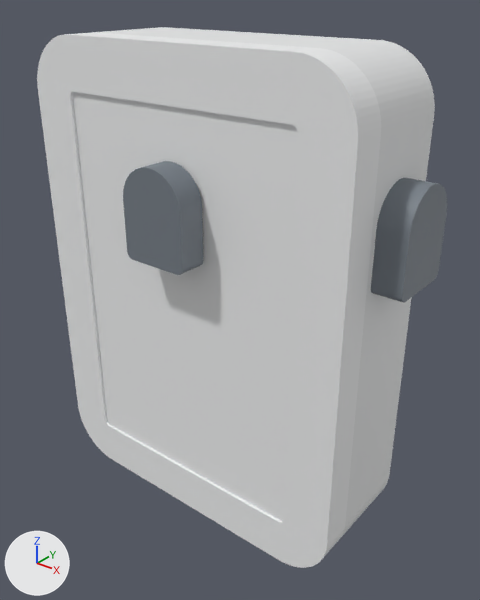
An edit to the glTF model docs/assets/3d_files/nebuleair_pro/nebuleair_pro_WP13-18-5G_v1.glb, drawn before and after from the same camera.
One viewpoint serves both versions: a 50 mm camera at (0.1458, -0.1654, 0.1044) aimed at (0.0094, 0.0052, -0.0013). The lights are fixed; the arrows at lower left show +X, +Y and +Z. The older version comes first. Where no turn or scale is listed for an object, it has been applied to the vertices.

The first picture shows 'airvent_avant_capot', 'airvent_droite_capot', 'boitier_corps', 'boitier_couvercle'.
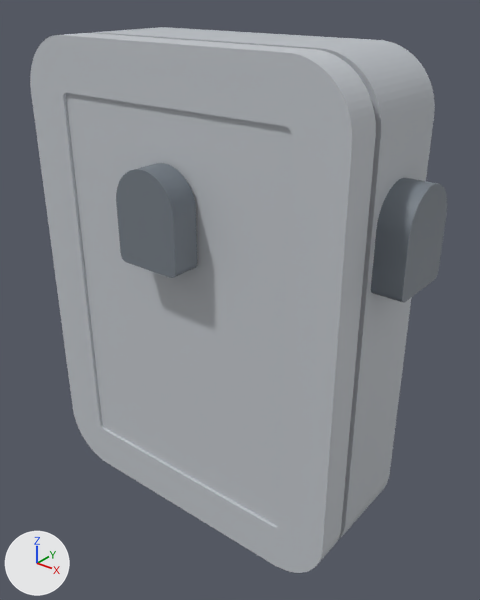
What differs and where, as boxes (x1, y1, x2, y2) in the pictures (480 x 600 px):
```json
{"object": "boitier_couvercle", "change": "recoloured, moved", "before": [37, 32, 381, 568], "after": [30, 33, 376, 573]}
{"object": "boitier_corps", "change": "recoloured", "before": [97, 27, 435, 536], "after": [97, 27, 435, 536]}
{"object": "airvent_avant_capot", "change": "moved", "before": [123, 161, 204, 275], "after": [116, 163, 197, 278]}
```

Edits to the scene script, one JSON object a line:
```json
{"op": "set", "path": "mat_material_0.base_color", "old": "(0.804, 0.812, 0.816)", "new": "(0.502, 0.529, 0.565)", "note": "white #e8e9e9 -> light grey #bcc0c6"}
{"op": "set", "path": "mat_material_1.base_color", "old": "(0.871, 0.878, 0.882)", "new": "(0.549, 0.576, 0.612)", "note": "white #f0f1f1 -> light grey #c4c8cd"}
{"block": "mat_material_2", "where": "n0 = _N.new('ShaderNodeBsdfPrincipled'); n0.name = 'Principled BSDF'"}
{"op": "remove", "block": "mat_material_2", "code": "n0.inputs[0].default_value = (0.176, 0.204, 0.235, 1.0)  # 'Base Color', grey #747d85"}
{"op": "set", "path": "n0.inputs[2].default_value", "old": "0.6", "new": "0.0", "note": "'Roughness'"}
{"op": "add", "block": "mat_material_2", "code": "n2 = _N.new('ShaderNodeVertexColor'); n2.name = 'Color Attribute'"}
{"op": "add", "block": "mat_material_2", "code": "_L.new(n2.outputs[0], n0.inputs[0])  # 'Color' to 'Base Color'"}
{"op": "set", "path": "ob_boitier_couvercle.location", "old": "(0.0, 0.0275, 0.0)", "new": "(0.0, 0.0246, 0.0)"}
{"op": "set", "path": "ob_airvent_avant_capot.location", "old": "(0.0, 0.0275, 0.0)", "new": "(0.0, 0.0246, 0.0)"}
```
